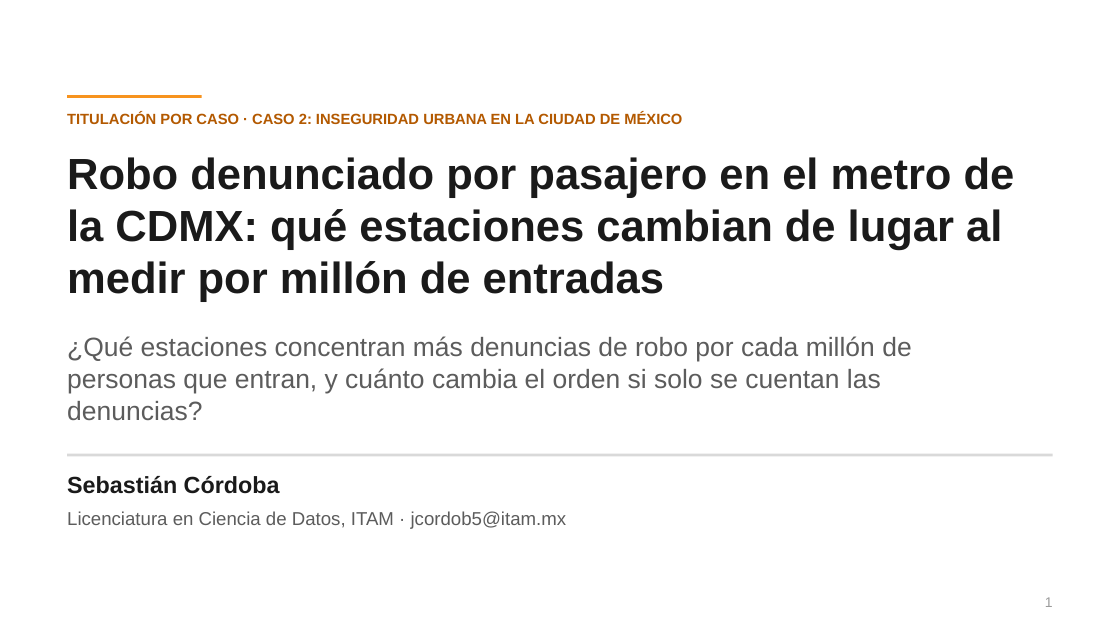
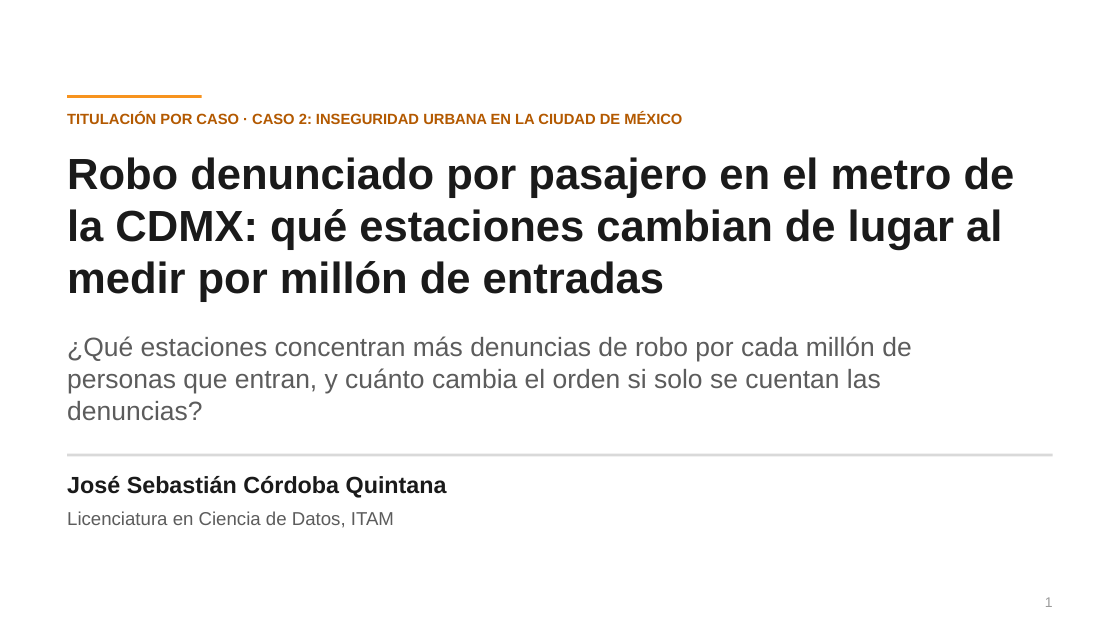
Before and after one commit to sebastiancordoba/caso-inseguridad-cdmx, a slide deck: slide 1 of docs/presentacion/presentacion.pptx. Drawn at 1120x630 pixels with LibreOffice and Linux fonts; fonts in the diff are those of the drawing. Boxes give left, top, right and bottom in pixels: in the first picture for what was removed or moved away, otherwise in the second. Text is boxed around its words. In the diff, an @@ line names an element or a change of style, - is before the commit and + after.

```diff
--- a/docs/presentacion/presentacion.pptx
+++ b/docs/presentacion/presentacion.pptx
@@ text at bbox=[67, 476, 447, 498]: text changed @@
-Sebastián Córdoba
+José Sebastián Córdoba Quintana
@@ text at bbox=[67, 511, 394, 528]: text changed @@
-Licenciatura en Ciencia de Datos, ITAM · jcordob5@itam.mx
+Licenciatura en Ciencia de Datos, ITAM
```
Also in this commit, not shown: 6 other files.
